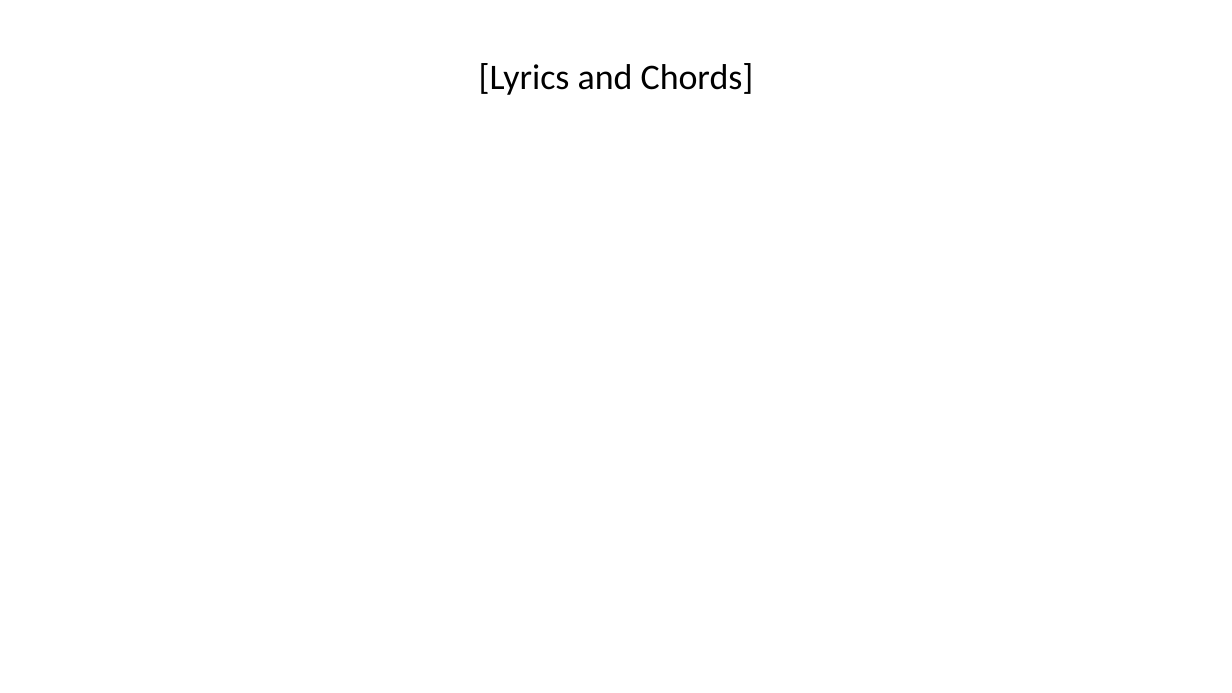
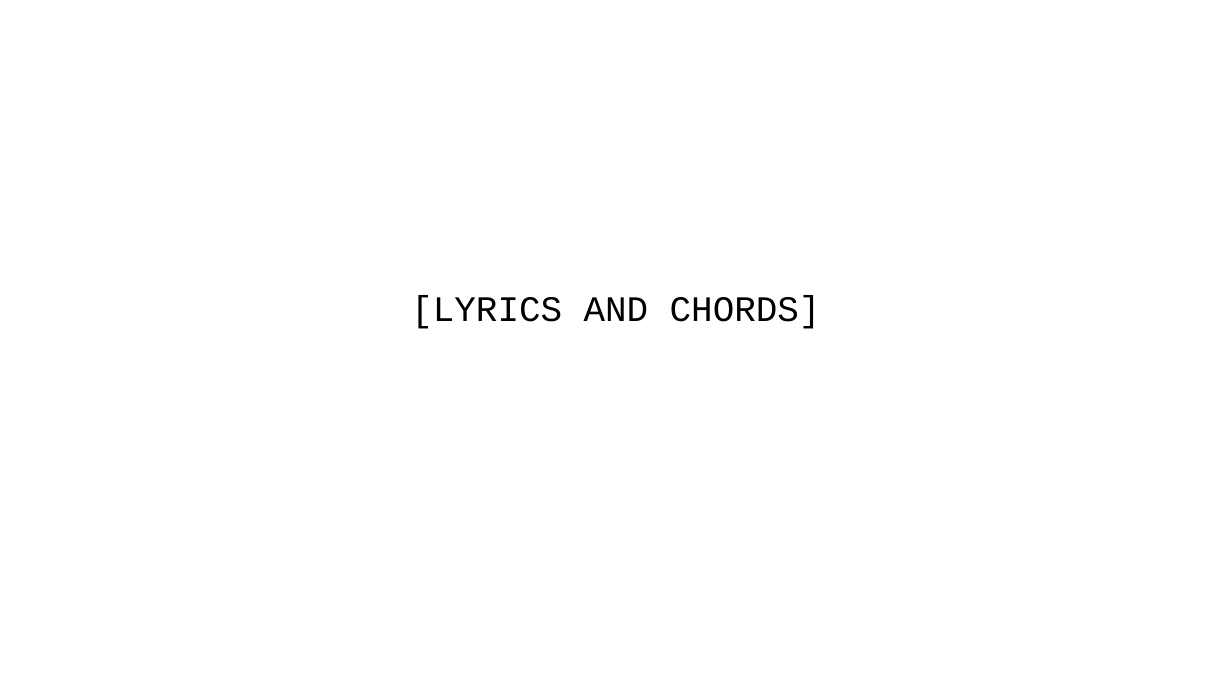
Before and after one commit to Gideonlau1967/LyricSlide-Pro, a slide deck: slide 1 of Song Template 4.pptx. Drawn at 1232x693 pixels with LibreOffice and Linux fonts; fonts in the diff are those of the drawing; background and template pictures are left out. Boxes give left, top, right and bottom in pixels: in the first picture for what was removed or moved away, otherwise in the second. Text is boxed around its words. In the diff, an @@ line names an element or a change of style, - is before the commit and + after.

```diff
--- a/Song Template 4.pptx
+++ b/Song Template 4.pptx
@@ text "[LYRICS AND CHORDS]" at box(411, 296, 821, 329): vertical alignment top to middle @@
@@ text at box(411, 296, 821, 329): text changed; font Calibri to Courier New @@
-[Lyrics and Chords]
+[LYRICS AND CHORDS]
```
